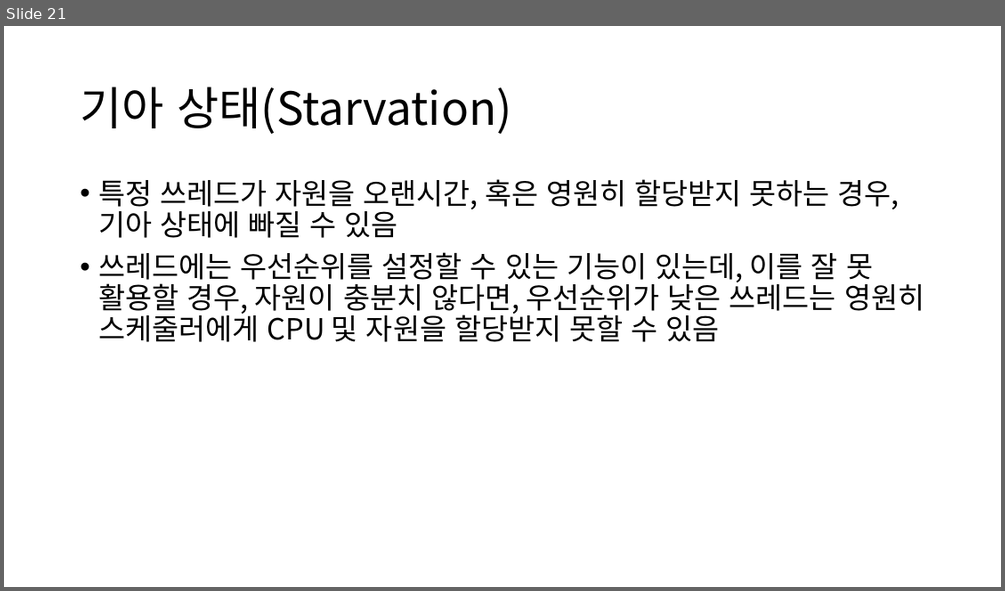
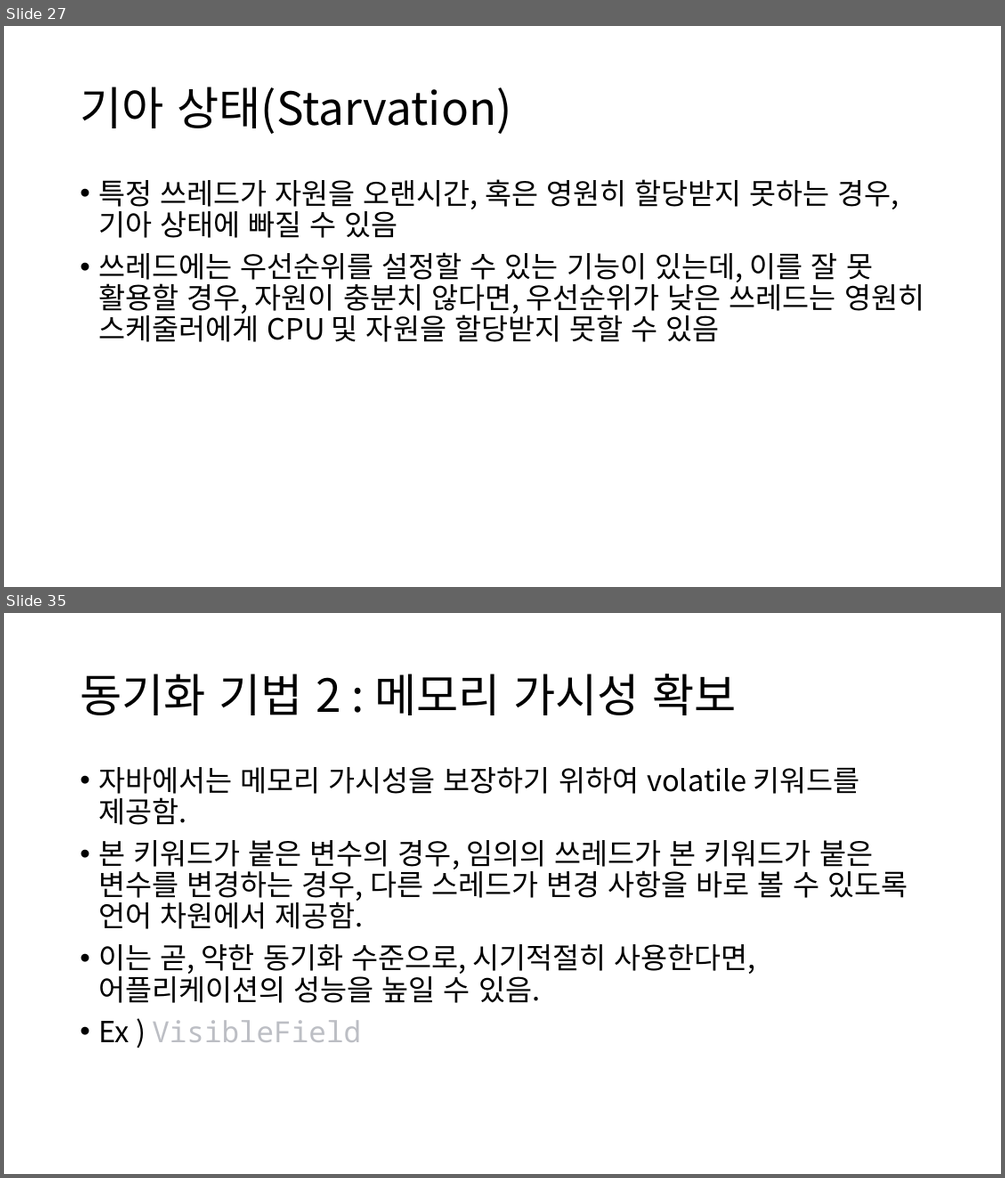
Before and after one commit to Baskervir/simcoding_jm, a slide deck: hy/수업자료/6주차 멀티쓰레딩/Multi Threading.pptx. Shown one above the other, each under a label of ours: slide 21 before the commit, slides 27 and 35 after it; the slides between them are not shown. The pictures are 1005x591 and 1005x1178 pixels, drawn with LibreOffice and Linux fonts; fonts in the diff are those of the drawing. Boxes give left, top, right and bottom in pixels: in the first picture for what was removed or moved away, otherwise in the second. Text is boxed around its words. In the diff, an @@ line names an element or a change of style, - is before the commit and + after.

```diff
--- a/hy/수업자료/6주차 멀티쓰레딩/Multi Threading.pptx
+++ b/hy/수업자료/6주차 멀티쓰레딩/Multi Threading.pptx
@@ slide 35 added at <box>4,613,1001,1174</box>, background #FFFFFF @@
@@ title added at <box>80,674,736,715</box>, 44 pt, text #000000 @@
+동기화 기법 2 : 메모리 가시성 확보
@@ text added at <box>98,767,907,1042</box>, 28 pt, text #000000 @@
+• 자바에서는 메모리 가시성을 보장하기 위하여 volatile 키워드를 제공함.
+• 본 키워드가 붙은 변수의 경우, 임의의 쓰레드가 본 키워드가 붙은 변수를 변경하는 경우, 다른 스레드가 변경 사항을 바로 볼 수 있도록 언어 차원에서 제공함.
+• 이는 곧, 약한 동기화 수준으로, 시기적절히 사용한다면, 어플리케이션의 성능을 높일 수 있음.
+• Ex ) VisibleField
@@ what was slide 21 is now slide 27 @@
```
Also in this commit, not shown: 6 slides changed, 14 other slides added, 1 slide removed, 7 other files.
